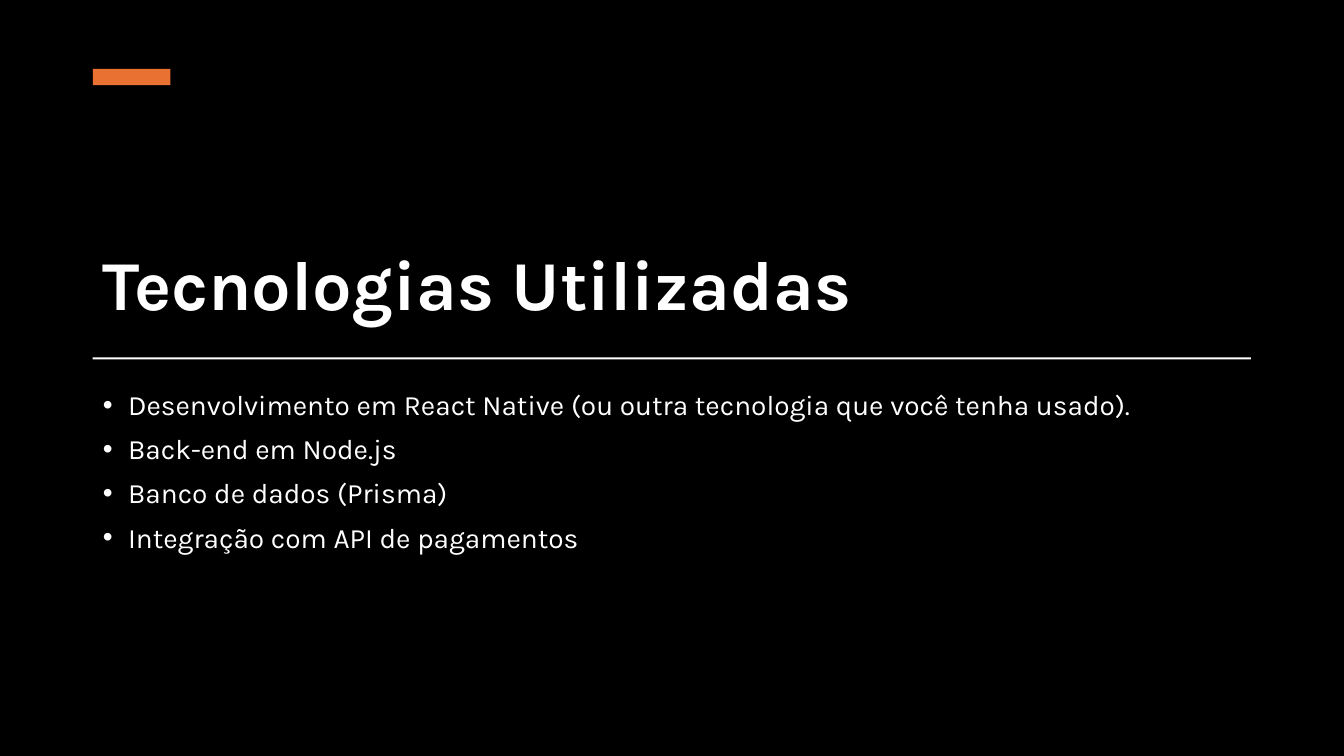
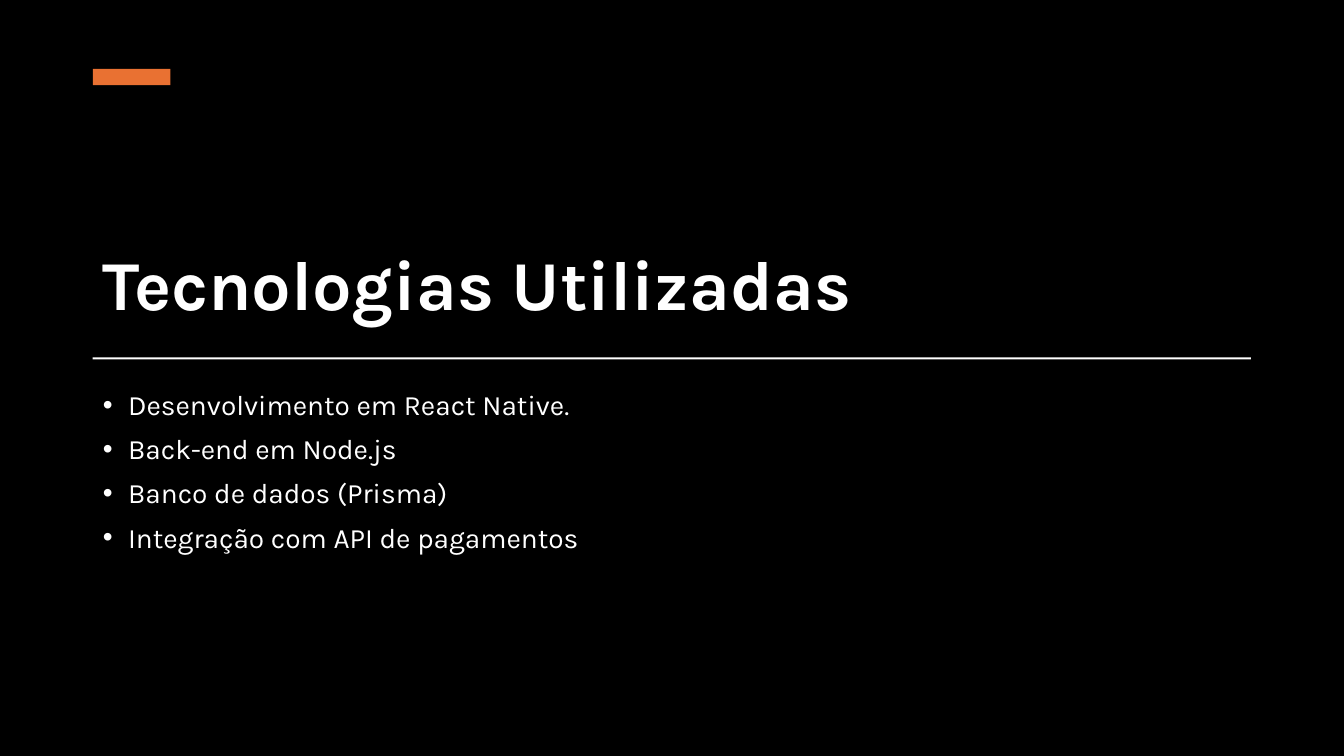
Before and after one commit to ericksilva232323/E-commerce, a slide deck: slide 7 of docs/Flow-E atualizado.pptx. Drawn at 1344x756 pixels with LibreOffice and Linux fonts; fonts in the diff are those of the drawing; background and template pictures are left out; a plain dark background stands for a picture behind light text. Boxes give left, top, right and bottom in pixels: in the first picture for what was removed or moved away, otherwise in the second. Text is boxed around its words. In the diff, an @@ line names an element or a change of style, - is before the commit and + after.

Commit message:
att

```diff
--- a/docs/Flow-E atualizado.pptx
+++ b/docs/Flow-E atualizado.pptx
@@ text at (128, 395, 569, 416): text changed @@
-• Desenvolvimento em React Native (ou outra tecnologia que você tenha usado).
+• Desenvolvimento em React Native.
```
Also in this commit, not shown: 1 other slide changed.
